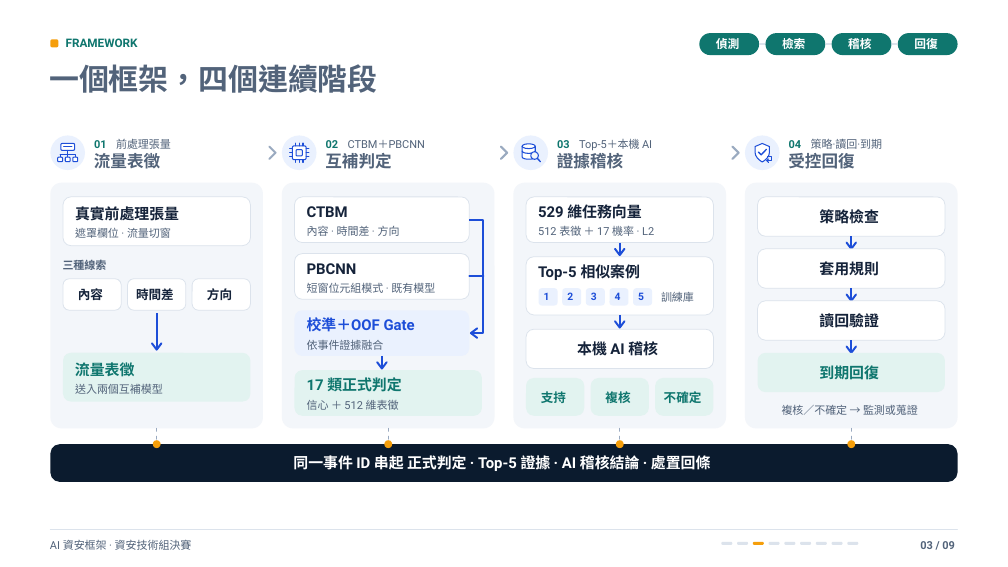
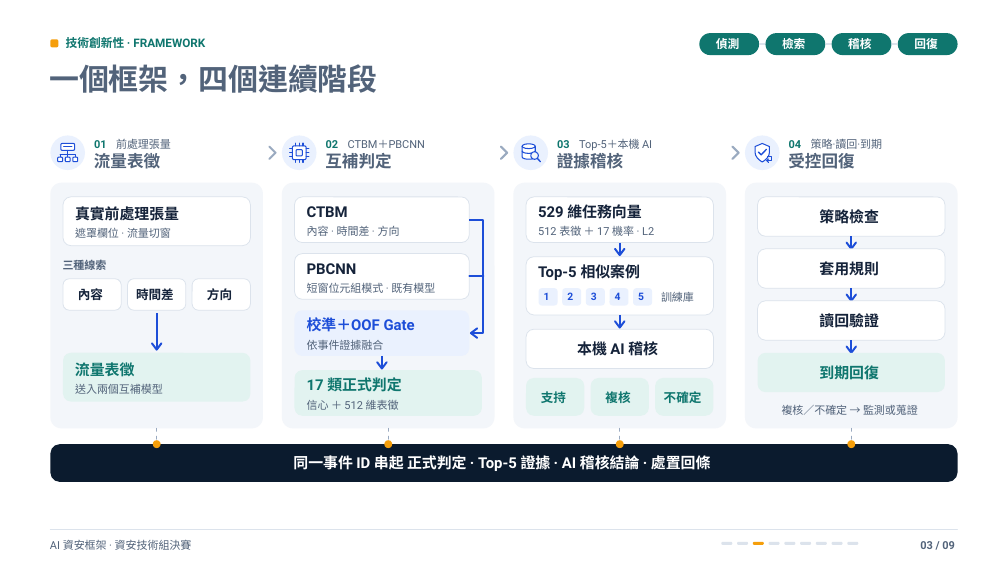
Before and after one commit to Lily09-project/innoserve-competition, a slide deck: slide 3 of deliverables/決賽簡報_AI資安框架.pptx. Drawn at 1008x567 pixels with LibreOffice and Linux fonts; fonts in the diff are those of the drawing. Boxes give left, top, right and bottom in pixels: in the first picture for what was removed or moved away, otherwise in the second. Text is boxed around its words. In the diff, an @@ line names an element or a change of style, - is before the commit and + after.

```diff
--- a/deliverables/決賽簡報_AI資安框架.pptx
+++ b/deliverables/決賽簡報_AI資安框架.pptx
@@ text at <box>66,37,205,48</box>: text changed @@
-FRAMEWORK
+技術創新性 · FRAMEWORK
```
Also in this commit, not shown: 5 other slides changed, 34 other files.
